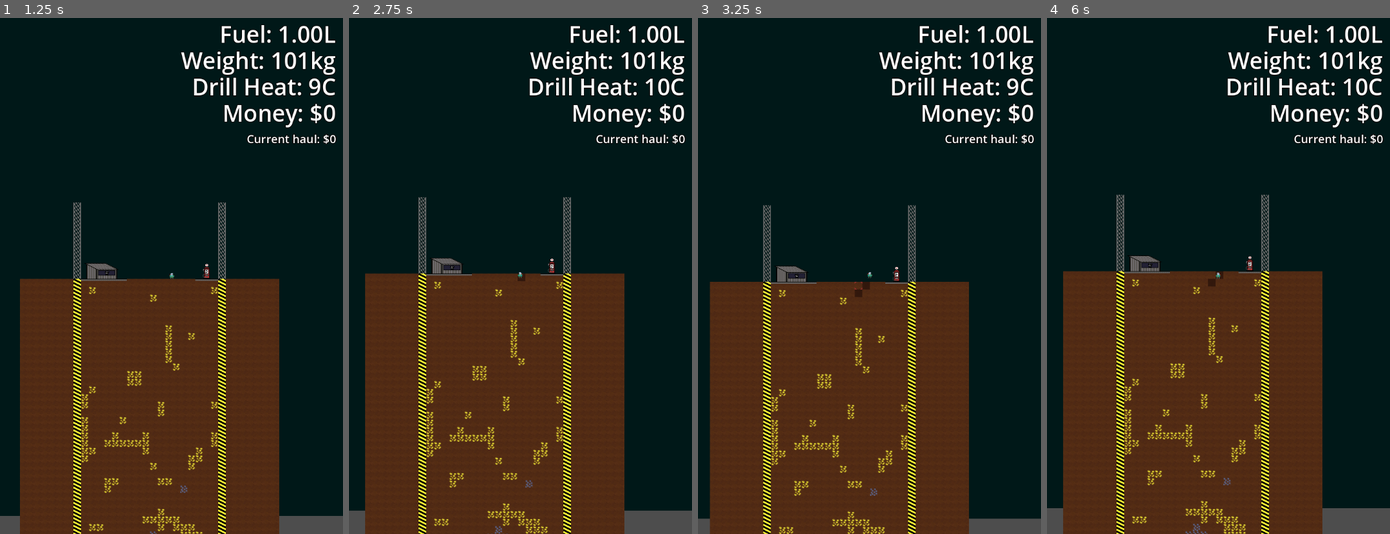
Above: before the commit, frames 1-4 (left to right).
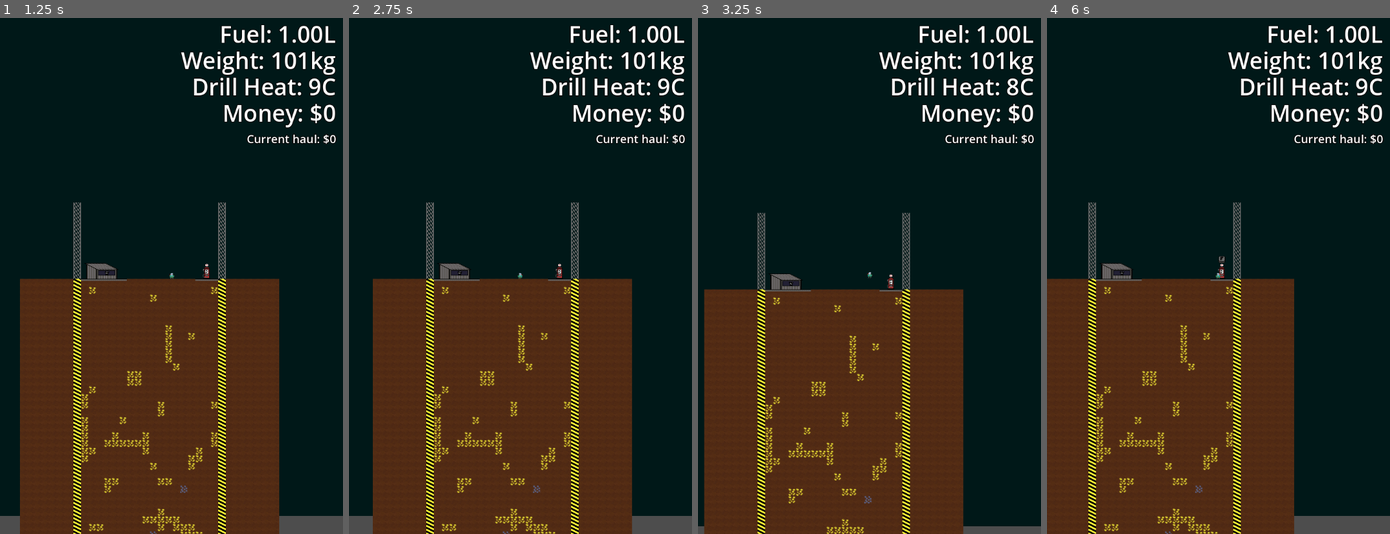
Above: after the commit, the same moments.

Repository: brikr/ludum-dare-57
Game: Godot game, scene res://scenes/main/main.tscn
Same seed, same stepped clock (60 frames per second), same inputs: the game is played once before the commit and once after it.
Inputs (mouse positions are in pixels of both pictures, inside the frame that each line leads up to):
- Up to frame 1 (1.25 s): tap Enter at 0.5 s; move the mouse to (246, 250) at 0.52 s; hold D (move_right) from 0.53 s (still down); tap F (interact) at 0.6 s; tap Space (jump) at 0.77 s
- Up to frame 2 (2.75 s): move the mouse to (451, 301) at 1.27 s; click (451, 301) at 1.35 s; tap Space (jump) at 1.52 s; move the mouse to (554, 162) at 2.02 s; release D (move_right) at 2.03 s; hold A (move_left) from 2.03 s (still down); tap F (interact) at 2.1 s
- Up to frame 3 (3.25 s): move the mouse to (852, 379) at 2.77 s; release A (move_left) at 2.78 s; hold D (move_right) from 2.78 s (still down); click (852, 379) at 2.85 s; tap Space (jump) at 3.02 s
- Up to frame 4 (6 s): move the mouse to (1321, 353) at 3.52 s; tap F (interact) at 3.6, 5.1 s; tap Space (jump) at 3.77, 4.52 s; move the mouse to (1115, 198) at 4.27 s; release D (move_right) at 4.28 s; hold A (move_left) 4.28-5.03 s; click (1115, 198) at 4.35 s; move the mouse to (1235, 276) at 5.02 s; hold D (move_right) 5.03-5.78 s; move the mouse to (1167, 147) at 5.77 s; hold A (move_left) from 5.78 s (still down); click (1167, 147) at 5.85 s

Frame 1 is identical in both runs. In frame 2, 12% of the frame differs, in the area x 0-100%, y 11-100%; in frame 3, 9.8%; in frame 4, 17%.

Commit message:
fix

Diff:
--- a/scenes/player/player.gd
+++ b/scenes/player/player.gd
@@ -42,7 +42,7 @@
 ## Digging
 # digging power (per physics frame)
 # TODO: this should be 1.0 for real digging to return
-var digging_power = 1000.0
+var digging_power = 1.0
 var digging_heat_gen = 0.5
 ## Heat
 # total heat value before it impacts digging
